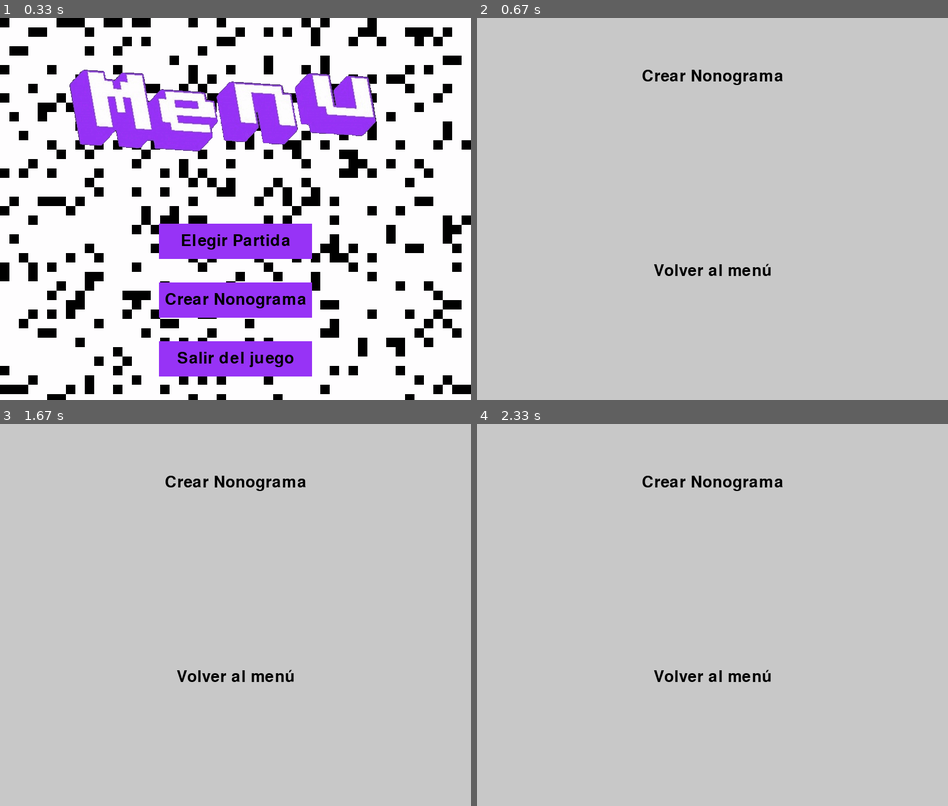
Above: before the commit, frames 1-4 (two rows, left to right).
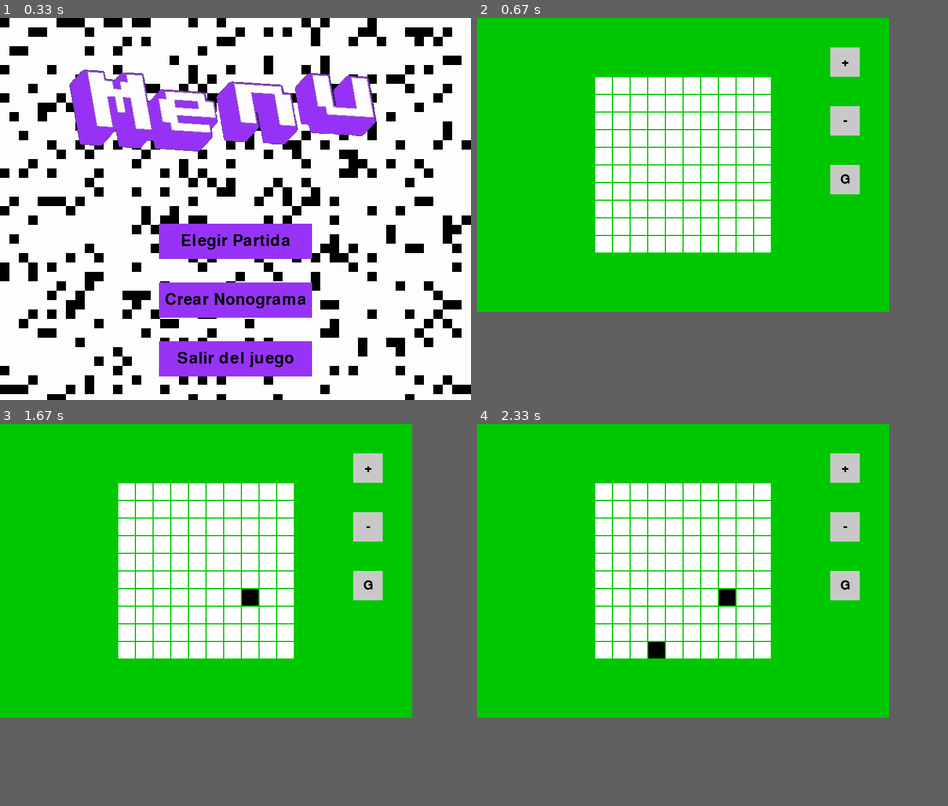
Above: after the commit, the same moments.

Repository: Diego-ipt/Pygame_nonograma
Game: pygame game, started from inicio.py
The game is run twice, just before and just after one commit, with the same random seed, the same clock (stepped at 60 frames per second) and the same inputs.
Inputs (mouse positions are in pixels of both pictures, inside the frame that each line leads up to):
- Up to frame 1 (0.33 s): no input
- Up to frame 2 (0.67 s): click "Crear Nonograma" at 0.43 s
- Up to frame 3 (1.67 s): click (367, 584) at 0.72 s, where only the run after the commit has a clickable "G"; click (254, 595) at 1.55 s
- Up to frame 4 (2.33 s): click (844, 584) at 1.88 s, where only the run after the commit has a clickable "G"; click (665, 645) at 2.22 s
In our replay, in frame 2 the window is 800x650 before the commit and 700x500 after it. These sizes can differ from the game's own. Grey fills any space a smaller window leaves; there, only what the larger window draws over its background counts as a difference.

Frame 1 is identical in both runs. In frame 2, 66% of the frame differs, in the area x 0-88%, y 0-77%; in frame 3, 66%; in frame 4, 66%.

Commit message:
Creador arreglado, ahora correctamente guarda los niveles en la carpeta /levels, al ejecutarlo dentro de una funcion no identificaba su carpeta base y ahora se basa en el directorio absoluto

Diff:
--- a/creador/creador.py
+++ b/creador/creador.py
@@ -2,7 +2,7 @@
 import os
 import json
 from enum import Enum
-from nonograma_core.colores import *
+from nonograma_core.Elementos_graficos.colores import *
 
 class SettingsManager(Enum):
     MIN_GRID_SIZE = 5
@@ -113,36 +113,38 @@
 
     def saveDesign(self):
         print("Guardando diseño")
-        #guarda el tablero ya pintado en design
+        # Obtiene el diseño actual del tablero
         design = self.creator_board.getBoardClicked()
 
-        #ruta del archivo
-        #ACTUALMENTE ESTAMOS CREANDO NIVELES BASE, LOS DEL CREADOR
-        #DEL USUARIO SE GUARDARAN EN OTRO DIRECTORIO 'custom_levels'
-        directorio = "game_levels"
-        levels_dir = os.path.join("..", "levels", directorio)
-        if not os.path.exists(levels_dir):
-            os.makedirs(levels_dir)
+        # Ruta base calculada en función del archivo actual
+        script_dir = os.path.dirname(os.path.abspath(__file__))  # Directorio del archivo actual
+        base_dir = os.path.join(script_dir, "..", "levels", "game_levels")
 
-        #encuentra el siguiente numero disponible
+        # Crea el directorio si no existe
+        if not os.path.exists(base_dir):
+            print(f"Creando el directorio: {base_dir}")
+            os.makedirs(base_dir)
+
+        # Encuentra el siguiente número disponible para el archivo de nivel
         num_nivel = 1
-        while os.path.exists(os.path.join(levels_dir, f"nivel_{num_nivel}.json")):
+        while os.path.exists(os.path.join(base_dir, f"nivel_{num_nivel}.json")):
             num_nivel += 1
 
-        #nombre del archivo
+        # Nombre del archivo
         name_nivel = f"nivel_{num_nivel}.json"
-        file_path = os.path.join(levels_dir, name_nivel)
+        file_path = os.path.join(base_dir, name_nivel)
 
         nivel_info = {
             "nivel": num_nivel,
             "diseno": design
         }
 
-        # guarda el tablero en un archivo json
+        # Guarda el diseño en un archivo JSON
         with open(file_path, 'w') as file:
             json.dump(nivel_info, file)
 
         print(f"{name_nivel} Guardado en {file_path}")
+
 
 
     #Decrementa el tamano del tablero
@@ -171,7 +173,3 @@
                 button.draw(self.window)
             pygame.display.flip()
         pygame.quit()
-
-if __name__ == "__main__":
-    game = CreatorWindow()
-    game.run()
--- a/levels/game_levels/nivel_1.json
+++ /dev/null
@@ -1 +0,0 @@
-{"nivel": 1, "diseno": [[false, false, false, false, false, false, false, false, false, false], [false, true, true, true, true, true, true, true, true, false], [false, true, false, false, false, false, false, false, true, false], [false, true, false, true, true, true, true, false, true, false], [false, true, false, true, false, false, true, false, true, false], [false, true, false, true, false, false, true, false, true, false], [false, true, false, true, true, true, true, false, true, false], [false, true, false, false, false, false, false, false, true, false], [false, true, true, true, true, true, true, true, true, false], [false, false, false, false, false, false, false, false, false, false]]}
--- a/levels/game_levels/nivel_2.json
+++ /dev/null
@@ -1 +0,0 @@
-{"nivel": 2, "diseno": [[true, false, true, false, true], [false, false, true, false, false], [true, true, false, true, true], [false, false, true, false, false], [true, false, true, false, true]]}
--- a/nonograma_core/Ventanas/VentanaCrearNonograma.py
+++ b/nonograma_core/Ventanas/VentanaCrearNonograma.py
@@ -4,10 +4,14 @@
 from nonograma_core.Logica.nonograma_numeros import *
 from nonograma_core.Ventanas.VentanaBase import *
 from nonograma_core.Elementos_graficos.AssetManager import *
+from creador.creador import *
 
 class VentanaCrearNonograma(VentanaBase):
     def __init__(self, pantalla, cambiar_ventana):
         super().__init__(pantalla, cambiar_ventana)
+        creador = CreatorWindow()
+        creador.run()
+
 
     def dibujar(self):
         self.pantalla.fill(GRIS)
